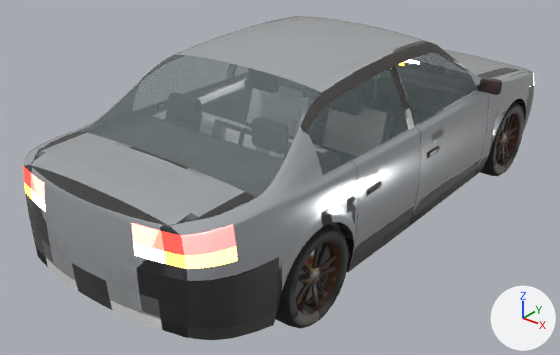
Two versions of the glTF model game/assets/vehicles/family_sedan.glb, one commit apart.
The view is the same before and after, from a camera (50 mm lens) standing at (3.21, -4.66, 2.96) and looking at (-0.17, -0.43, 0.34). The axes (+X, +Y, +Z) are drawn at lower right. The lights are the same throughout. The picture after the commit comes second. Objects named as collision shapes, trigger or cutter boxes, shadow casters or lower levels of detail are left out. Where no turn or scale is listed for an object, it has been applied to the vertices. Vertices at exactly the same position are counted once.

The scene before the commit, as lines of its bpy script (objects in view):
```python
ob_bumper_r = bpy.data.objects.new('bumper_r', me_bumper_r)
ob_bumper_r.location = (0.0, -2.145, 0.45)
ob_door_fr = bpy.data.objects.new('door_fr', me_door_fr)
ob_door_fr.location = (0.901, 0.86, 0.714)
ob_lod0 = bpy.data.objects.new('lod0', me_lod0)
ob_lod0.location = (0.0, 0.0, 0.0)
ob_trunk = bpy.data.objects.new('trunk', me_trunk)
ob_trunk.location = (0.0, -1.8, 1.05)
ob_wheel_fr = bpy.data.objects.new('wheel_fr', me_wheel_fr)
ob_wheel_fr.parent = ob_lod0
ob_wheel_fr.location = (0.79, 1.38, 0.335)
ob_wheel_rr = bpy.data.objects.new('wheel_rr', me_wheel_fr)
ob_wheel_rr.parent = ob_lod0
ob_wheel_rr.location = (0.79, -1.38, 0.335)
ob_window_r = bpy.data.objects.new('window_r', me_window_r)
ob_window_r.location = (0.743, -0.996, 1.202)
# also in view: 'hood' at (0.0, 1.56, 0.86); 'window_rear' at (0.0, -1.41, 1.22)
```
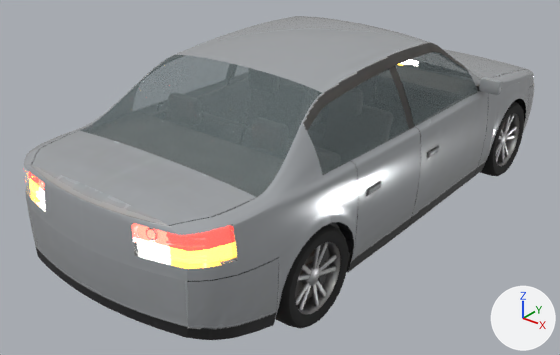
What differs and where, as boxes (x1, y1, x2, y2) in the pictures (560 x 355 px):
part 1 of me_lod0, surface changed: (23, 59, 534, 322) in both
part 2 of me_lod0, recoloured: (23, 166, 236, 256) in both
part 3 of me_lod0, recoloured: (164, 247, 238, 269) in both
part 4 of me_lod0, recoloured: (30, 173, 164, 251) in both
part 5 of me_lod0, recoloured: (31, 189, 166, 264) in both
part 6 of me_lod0, recoloured: (24, 182, 32, 199) in both
part 7 of me_bumper_r, surface changed: (27, 204, 279, 340) in both
part 8 of me_door_fr, surface changed: (395, 67, 502, 222) in both
part 9 of me_trunk, surface changed: (30, 131, 256, 226) in both
part 10 of me_wheel_fr, surface changed: (275, 104, 524, 328) in both

The change, as a list of edits to the scene's bpy script:
```text
Add mat_glass_lens:
    mat_glass_lens = principled_material('glass_lens')
    mat_glass_lens.base_color = (0.9, 0.92, 0.93)  # white #f3f6f7
    mat_glass_lens.roughness = 0.02
    mat_glass_lens.alpha = 0.14
Change me_lod0:
    used by ob_lod0; location = (0.0, 0.0, 0.0)
    remove me_lod0.from_pydata(...)  # 3590 vertices, 6508 faces; spans x -0.92..0.92, y -2.41..2.19, z 0.17..1.46
    add me_lod0.from_pydata(...)  # 4296 vertices, 7940 faces; spans x -0.92..0.92, y -2.41..2.19, z 0.17..1.46
    me_lod0 part 1: 3794 kept faces spanning x -0.92..0.92, y -2.41..2.19, z 0.17..1.35 get new texture (UV) coordinates
    me_lod0 part 2: 96 faces spanning x -0.85..0.85, y -2.33..-2.07, z 0.86..0.99 switch from mat_lamp_tail to mat_glass_lens (white #f3f6f7)
    me_lod0 part 3: 16 faces spanning x 0.57..0.85, y -2.33..-2.07, z 0.78..0.87 switch from mat_lamp_indicator_r to mat_glass_lens (white #f3f6f7)
    me_lod0 part 4: 24 faces spanning x -0.57..0.57, y -2.37..-2.32, z 0.86..0.97 switch from mat_lamp_brake to mat_glass_lens (white #f3f6f7)
    me_lod0 part 5: 8 faces spanning x -0.58..0.58, y -2.37..-2.33, z 0.78..0.86 switch from mat_lamp_reverse to mat_glass_lens (white #f3f6f7)
    me_lod0 part 6: 16 faces spanning x -0.85..-0.57, y -2.33..-2.07, z 0.78..0.87 switch from mat_lamp_indicator_l to mat_glass_lens (white #f3f6f7)
    edits to the shape of me_lod0 do not show in these pictures
Change me_bumper_r:
    where me_bumper_r.from_pydata(...)  # 242 vertices, 396 faces; spans x -0.89..0.89, y -0.26..0.38, z -0.26..0.26
    used by ob_bumper_r; location = (0.0, -2.145, 0.45)
    me_bumper_r part 7: texture (UV) coordinates of 396 of 396 faces, centred in x -0.88..0.88, y -0.26..0.38, z -0.23..0.26, changed; they spanned u 0.03..0.98, v 0.21..0.99 and now span u 0.0..0.98, v 0.51..0.98
Change me_door_fr:
    where me_door_fr.from_pydata(...)  # 334 vertices, 600 faces; spans x -0.264..0.115, y -1.079..-0.002, z -0.544..0.633
    used by ob_door_fr; location = (0.901, 0.86, 0.714)
    me_door_fr part 8: texture (UV) coordinates of 546 of 600 faces, centred in x -0.259..0.115, y -1.078..-0.002, z -0.514..0.628, changed; they spanned u 0.01..1.0, v 0.0..0.99 and now span u 0.0..0.98, v 0.0..0.99
Change me_trunk:
    where me_trunk.from_pydata(...)  # 172 vertices, 286 faces; spans x -0.76..0.76, y -0.59..0.0, z -0.07..0.0
    used by ob_trunk; location = (0.0, -1.8, 1.05)
    me_trunk part 9: texture (UV) coordinates of 286 of 286 faces, centred in x -0.76..0.76, y -0.55..-0.03, z -0.05..0.0, changed; they spanned u 0.0..0.98, v 0.22..0.99 and now span u 0.0..0.98, v 0.07..0.98
Change me_wheel_fr:
    where me_wheel_fr.from_pydata(...)  # 739 vertices, 1314 faces; spans x -0.113..0.113, y -0.335..0.335, z -0.335..0.335
    used by ob_wheel_fr; parent = ob_lod0; location = (0.79, 1.38, 0.335)
    me_wheel_fr part 10: texture (UV) coordinates of 1314 of 1314 faces, centred in x -0.112..0.112, y -0.331..0.331, z -0.331..0.331, changed; they spanned u 0.0..1.0, v 0.0..0.98 and now span u 0.0..0.98, v 0.02..0.99
```
